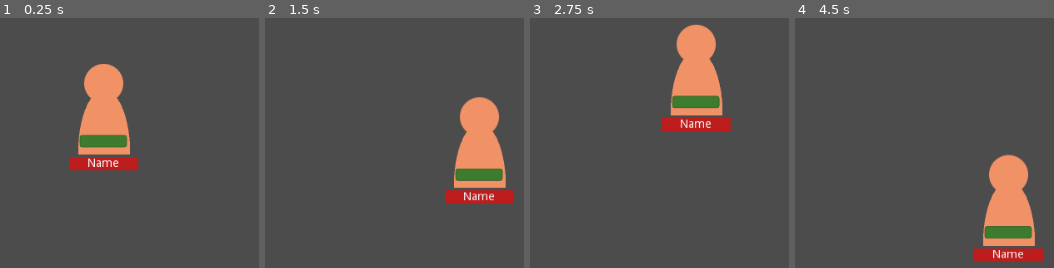
Above: before the commit, frames 1-4 (left to right).
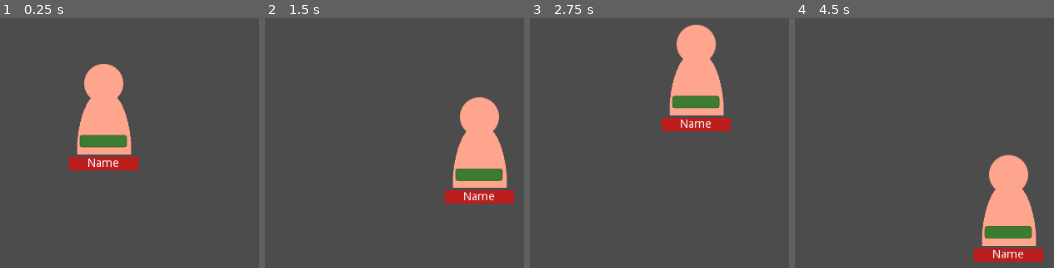
Above: after the commit, the same moments.

Repository: AdaLollA/EdgeLand
Game: Godot game, scene res://root.tscn
Same seed, same stepped clock (60 frames per second), same inputs: the game is played once before the commit and once after it.
Inputs (mouse positions are in pixels of both pictures, inside the frame that each line leads up to):
- Up to frame 1 (0.25 s): no input
- Up to frame 2 (1.5 s): tap Enter at 0.5 s; move the mouse to (outside the picture) at 0.52 s; press the mouse at (outside the picture) at 0.53 s; hold Right (ui_right) 0.53-1.28 s; move the mouse to (outside the picture) at 1.27 s; release the mouse at (outside the picture) at 1.28 s; hold Down (ui_down) from 1.28 s (still down); click (outside the picture) at 1.35 s
- Up to frame 3 (2.75 s): move the mouse to (698, 60) at 2.02 s; release Down (ui_down) at 2.03 s; press the mouse at (698, 60) at 2.03 s; hold Right (ui_right) from 2.03 s (still down)
- Up to frame 4 (4.5 s): move the mouse to (841, 250) at 2.77 s; release Right (ui_right) at 2.78 s; release the mouse at (841, 250) at 2.78 s; hold Up (ui_up) 2.78-3.53 s; click (841, 250) at 2.85 s; move the mouse to (outside the picture) at 3.52 s; press the mouse at (outside the picture) at 3.53 s; hold Left (ui_left) from 3.53 s (still down); move the mouse to (outside the picture) at 4.27 s; release the mouse at (outside the picture) at 4.28 s; click (outside the picture) at 4.35 s

The runs differ from the first frame. In frame 1, 4.9% of the frame differs, in the area x 29-51%, y 18-55%; in frame 2, 5.0%, in the area x 72-94%, y 31-68%; in frame 3, 4.9%; in frame 4, 5.0%.

Commit message:
game manager spawns random character

Diff:
--- a/Character.gd
+++ b/Character.gd
@@ -1,6 +1,7 @@
 extends KinematicBody2D
 
 # mechanical
+export (int) var faction = 0
 export (int) var speed = 200
 export (int) var health = 100
 
@@ -8,8 +9,6 @@
 export var characterName = 'Name'
 export (float) var width = 0.7
 export (Color) var color = Color('F1C27D')
-## var colors = ['FFDBAC', 'F1C27D', 'E0AC69', 'C68642', '8D5524']
-## var color = colors[randi()%5]
 
 # movement
 var target = Vector2()
--- /dev/null
+++ b/GameManager.gd
@@ -0,0 +1,16 @@
+extends Node2D
+
+var character = preload("res://Character.tscn")
+
+var colors = ['FFDBAC', 'F1C27D', 'E0AC69', 'C68642', '8D5524']
+
+func _ready():
+	randomize()
+	spawnCharacter()
+	pass
+
+func spawnCharacter():
+	var newCharacter = character.instance()
+	newCharacter.width = rand_range(0.3, 0.8)
+	newCharacter.color = colors[randi()%5]
+	$Entities.add_child(newCharacter)
--- a/root.tscn
+++ b/root.tscn
@@ -1,16 +1,30 @@
 [gd_scene load_steps=3 format=2]
 
 [ext_resource path="res://root.gd" type="Script" id=1]
-[ext_resource path="res://Character.tscn" type="PackedScene" id=2]
+[ext_resource path="res://GameManager.gd" type="Script" id=2]
 
 [node name="root" type="Node2D"]
 script = ExtResource( 1 )
-
-[node name="Character" parent="." instance=ExtResource( 2 )]
-width = 0.5
 
 [node name="Gear" type="Node2D" parent="."]
 
 [node name="Weapon" type="Node2D" parent="Gear"]
 
 [node name="Appearal" type="Node2D" parent="Gear"]
+
+[node name="Object" type="Node2D" parent="."]
+
+[node name="Environment" type="Node2D" parent="Object"]
+
+[node name="Structure" type="Node2D" parent="Object"]
+
+[node name="Furniture" type="Node2D" parent="Object"]
+
+[node name="InputManager" type="Node2D" parent="."]
+
+[node name="GameManager" type="Node2D" parent="."]
+script = ExtResource( 2 )
+
+[node name="Entities" type="Node2D" parent="GameManager"]
+
+[node name="Objects" type="Node2D" parent="GameManager"]
